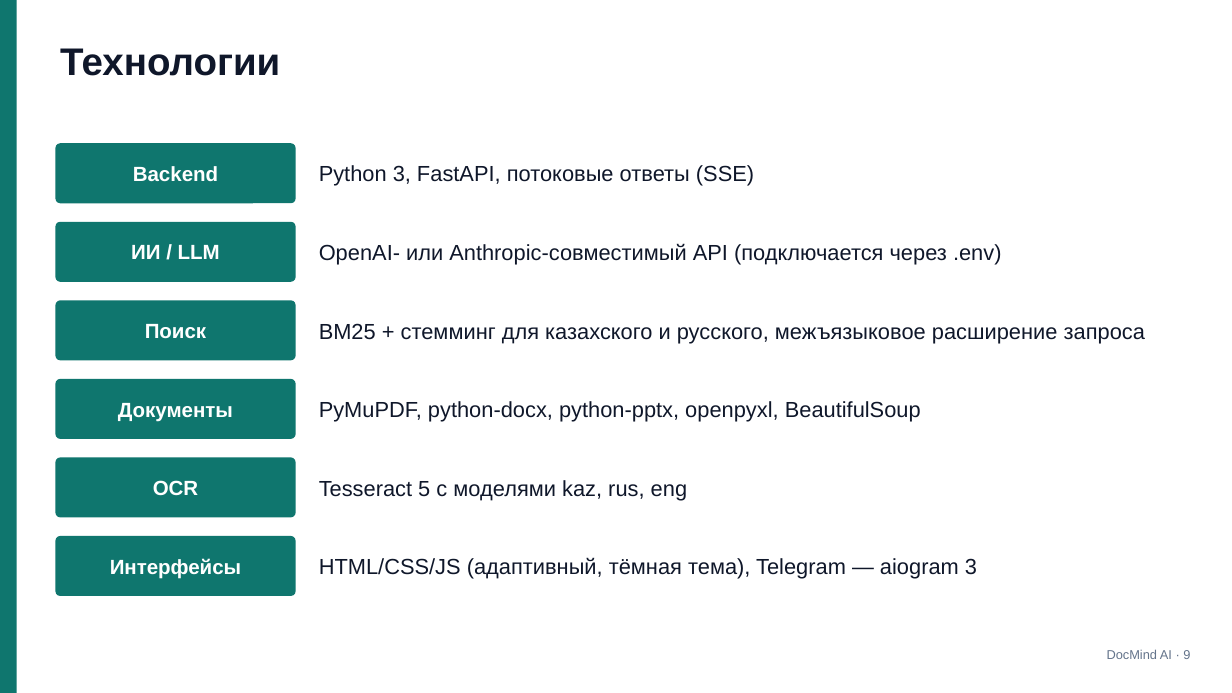
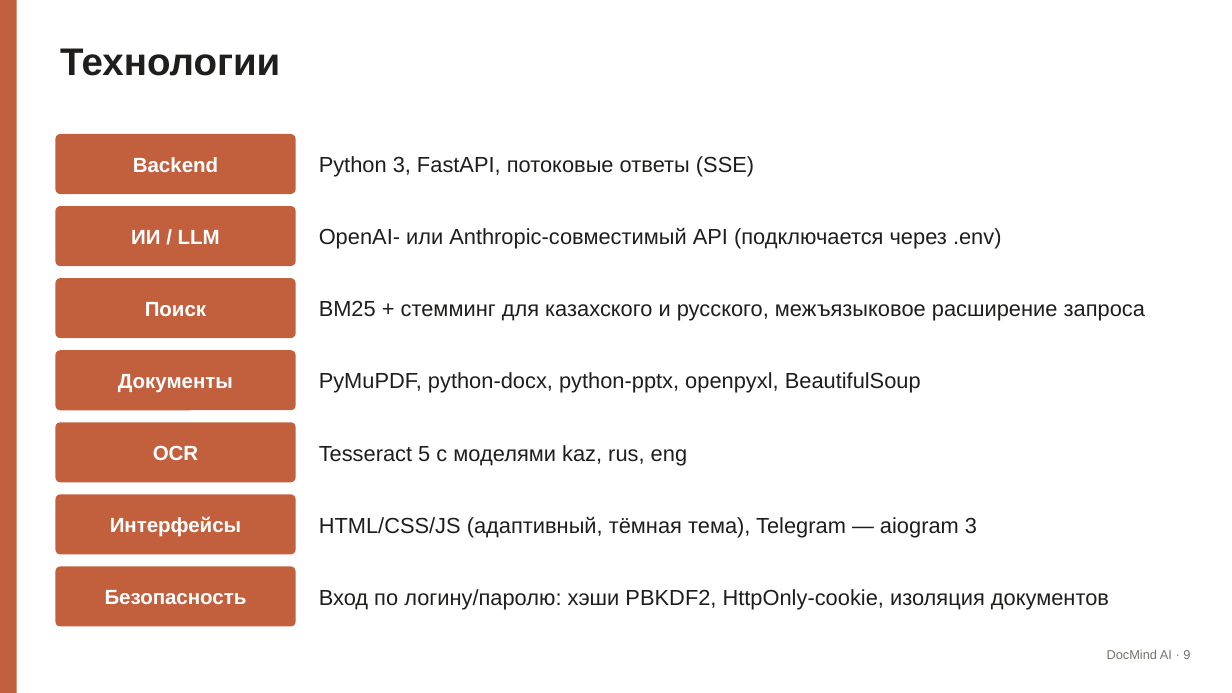
Before and after one commit to adiletpn/ChatBotAI, a slide deck: slide 9 of docs/DocMind_AI_Presentation.pptx. Drawn at 1232x693 pixels with LibreOffice and Linux fonts; fonts in the diff are those of the drawing. Boxes give left, top, right and bottom in pixels: in the first picture for what was removed or moved away, otherwise in the second. Text is boxed around its words. In the diff, an @@ line names an element or a change of style, - is before the commit and + after.

```diff
--- a/docs/DocMind_AI_Presentation.pptx
+++ b/docs/DocMind_AI_Presentation.pptx
@@ 2 texts, 1 rounded rectangle moved together from (x1=55, y1=143, x2=754, y2=203) to (x1=55, y1=134, x2=754, y2=194) @@
@@ 2 texts, 1 rounded rectangle moved together from (x1=55, y1=222, x2=1002, y2=282) to (x1=55, y1=206, x2=1002, y2=266) @@
@@ 2 texts, 1 rounded rectangle moved together from (x1=55, y1=300, x2=1145, y2=360) to (x1=55, y1=278, x2=1145, y2=338) @@
@@ 2 texts, 1 rounded rectangle moved together from (x1=55, y1=379, x2=921, y2=439) to (x1=55, y1=350, x2=921, y2=410) @@
@@ 2 texts, 1 rounded rectangle moved together from (x1=55, y1=457, x2=687, y2=518) to (x1=55, y1=422, x2=687, y2=482) @@
@@ 2 texts, 1 rounded rectangle moved together from (x1=55, y1=536, x2=977, y2=596) to (x1=55, y1=494, x2=977, y2=555) @@
@@ fill #0F766E to #C2603E in 7 elements at (x1=0, y1=0, x2=17, y2=693), (x1=55, y1=134, x2=296, y2=194), (x1=55, y1=206, x2=296, y2=266), (x1=55, y1=278, x2=296, y2=338), (x1=55, y1=350, x2=296, y2=410), (x1=55, y1=422, x2=296, y2=482), (x1=55, y1=494, x2=296, y2=555) @@
@@ text colour #0F172A to #1F1E1D in 7 elements at (x1=60, y1=48, x2=280, y2=76), (x1=319, y1=156, x2=754, y2=177), (x1=319, y1=227, x2=1002, y2=249), (x1=319, y1=300, x2=1145, y2=321), (x1=319, y1=372, x2=921, y2=393), (x1=319, y1=445, x2=687, y2=465), (x1=319, y1=516, x2=977, y2=537) @@
@@ rounded rectangle added at (x1=55, y1=567, x2=296, y2=627), fill #C2603E @@
@@ text added at (x1=105, y1=590, x2=247, y2=604), 16 pt, text #FFFFFF, bold @@
+Безопасность
@@ text added at (x1=319, y1=589, x2=1109, y2=609), 17 pt, text #1F1E1D @@
+Вход по логину/паролю: хэши PBKDF2, HttpOnly-cookie, изоляция документов
@@ text "DocMind AI · 9" at (x1=1107, y1=649, x2=1190, y2=659): text colour #64748B to #75736B @@
```
Also in this commit, not shown: 12 other slides changed.
